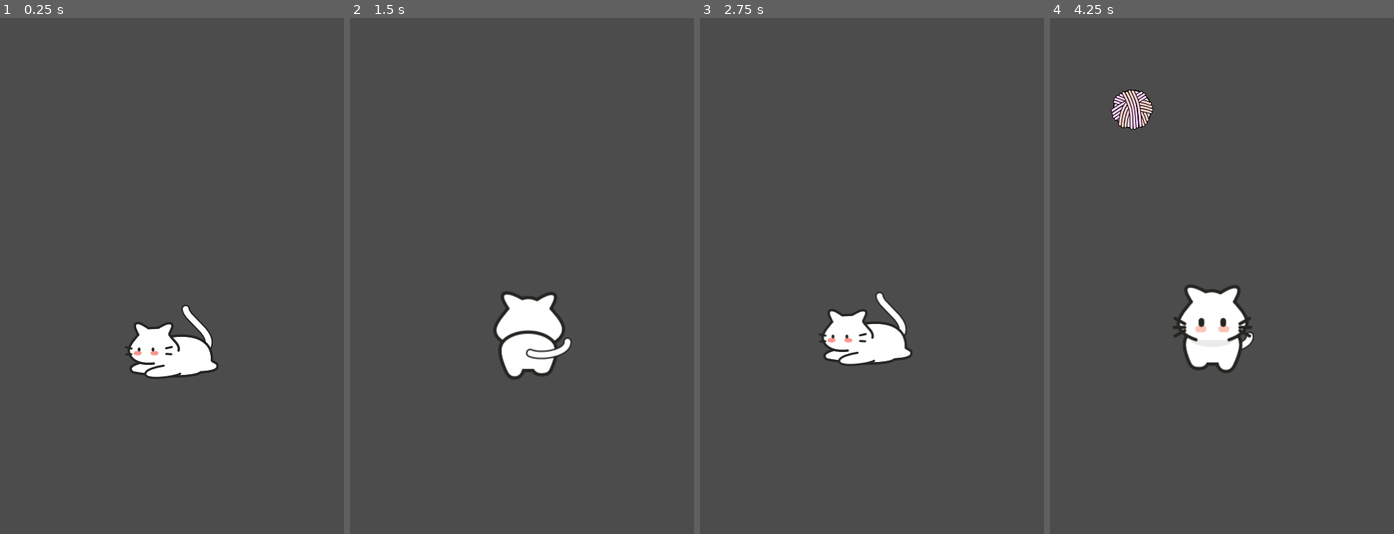
Above: before the commit, frames 1-4 (left to right).
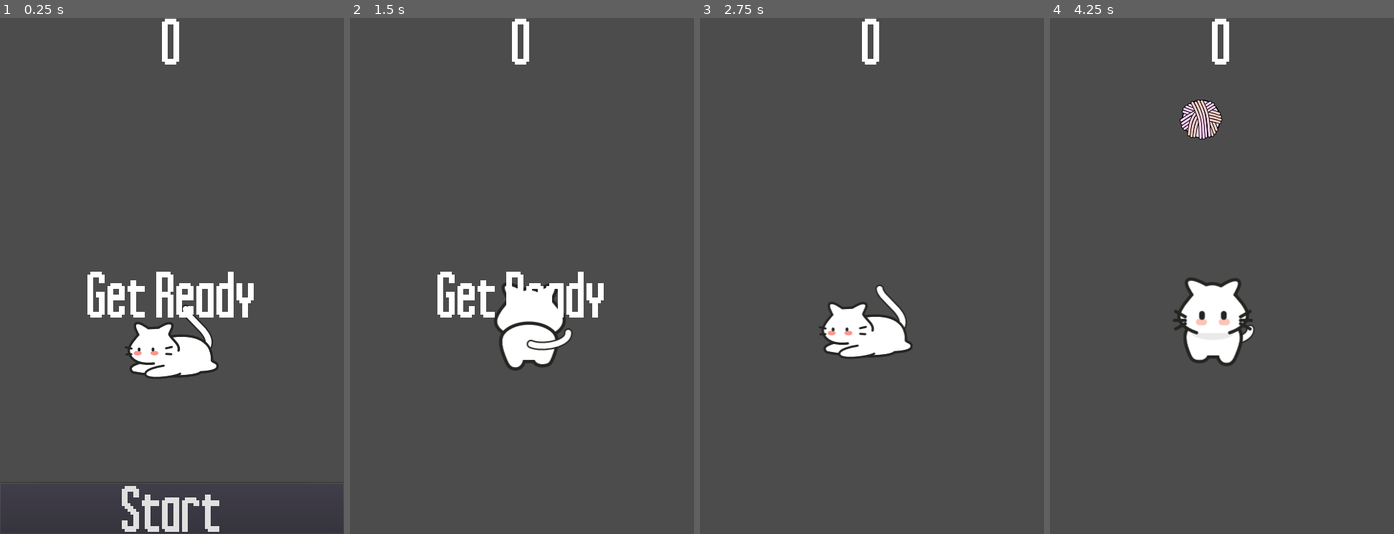
Above: after the commit, the same moments.

Repository: nikolai-in/CatchAllYarn
Game: Godot game, scene res://Main.tscn
Two runs of this game, one before a commit and one after it. Both use one fixed random seed, a clock stepped at 60 frames per second and the inputs below. Before the commit the project has no main scene; this scene is started directly in both runs.
Inputs (mouse positions are in pixels of both pictures, inside the frame that each line leads up to):
- Up to frame 1 (0.25 s): no input
- Up to frame 2 (1.5 s): click (522, 508) at 0.5 s, where only the run after the commit has a clickable "Start"; move the mouse to (597, 250) at 1.27 s; click (597, 250) at 1.42 s
- Up to frame 3 (2.75 s): move the mouse to (803, 301) at 2.02 s; click (803, 301) at 2.17 s
- Up to frame 4 (4.25 s): move the mouse to (1256, 162) at 2.77 s; click (1256, 162) at 2.92 s; move the mouse to (1204, 379) at 3.52 s; click (1204, 379) at 3.67 s

The runs differ from the first frame. In frame 1, 3.4% of the frame differs, in the area x 5-95%, y 0-100%; in frame 2, 3.5%, in the area x 25-74%, y 0-71%; in frame 3, 2.0%; in frame 4, 3.2%.

Commit message:
create hud

Diff:
--- /dev/null
+++ b/HUD.gd
@@ -0,0 +1,33 @@
+extends CanvasLayer
+
+signal start_game
+
+
+func show_message(text):
+	$MessageLabel.text = text
+	$MessageLabel.show()
+	$MessageTimer.start()
+
+
+func show_game_over():
+	show_message("Game Over")
+	yield($MessageTimer, "timeout")
+	$Message.text = "Catch all Yarn!"
+	$Message.show("woops")
+	yield(get_tree().create_timer(1), "timeout")
+	$StartButton.show()
+
+
+func update_score(score):
+	$ScoreLabel.text = str(score)
+
+
+
+
+func _on_StartButton_pressed():
+	$StartButton.hide()
+	emit_signal("start_game")
+
+
+func _on_MessageTimer_timeout():
+	$MessageLabel.hide()
--- /dev/null
+++ b/HUD.tscn
@@ -0,0 +1,54 @@
+[gd_scene load_steps=4 format=2]
+
+[ext_resource path="res://assets/fonts/ljk_Inky Thin Pixels.otf" type="DynamicFontData" id=1]
+[ext_resource path="res://HUD.gd" type="Script" id=2]
+
+[sub_resource type="DynamicFont" id=1]
+size = 64
+font_data = ExtResource( 1 )
+
+[node name="HUD" type="CanvasLayer"]
+script = ExtResource( 2 )
+
+[node name="ScoreLabel" type="Label" parent="."]
+anchor_left = 0.5
+anchor_right = 0.5
+margin_left = -20.0
+margin_right = 20.0
+margin_bottom = 65.0
+custom_fonts/font = SubResource( 1 )
+text = "0"
+align = 1
+__meta__ = {
+"_edit_use_anchors_": false
+}
+
+[node name="MessageLabel" type="Label" parent="."]
+anchor_top = 0.5
+anchor_right = 1.0
+anchor_bottom = 0.5
+margin_top = -7.0
+margin_bottom = 7.0
+custom_fonts/font = SubResource( 1 )
+text = "Catch all Yarn!"
+align = 1
+autowrap = true
+__meta__ = {
+"_edit_use_anchors_": false
+}
+
+[node name="StartButton" type="Button" parent="."]
+anchor_top = 1.0
+anchor_right = 1.0
+anchor_bottom = 1.0
+margin_top = -71.0
+custom_fonts/font = SubResource( 1 )
+text = "Start"
+__meta__ = {
+"_edit_use_anchors_": false
+}
+
+[node name="MessageTimer" type="Timer" parent="."]
+
+[connection signal="pressed" from="StartButton" to="." method="_on_StartButton_pressed"]
+[connection signal="timeout" from="MessageTimer" to="." method="_on_MessageTimer_timeout"]
--- a/Main.gd
+++ b/Main.gd
@@ -10,15 +10,24 @@
 	$Player.connect("yarned", self, "_on_Yarn_cought")
 	new_game()
 
+func _process(_delta):
+	$HUD.update_score(score)
+	if misses < 0:
+		game_over()
+
 
 func game_over():
+	$HUD.show_game_over()
 	$YarnTimer.stop()
 
 
 func new_game():
 	score = 0
+	$HUD.update_score(score)
+	$HUD.show_message("Get Ready")
 	$Player.start($StartPosition.position)
 	$StartTimer.start()
+
 
 
 func _on_StartTimer_timeout():
@@ -43,4 +52,5 @@
 
 
 func _on_Yarn_cought():
+	misses = 3
 	score += 1
--- a/Main.tscn
+++ b/Main.tscn
@@ -1,8 +1,9 @@
-[gd_scene load_steps=5 format=2]
+[gd_scene load_steps=6 format=2]
 
 [ext_resource path="res://Yarn.tscn" type="PackedScene" id=1]
 [ext_resource path="res://Main.gd" type="Script" id=2]
 [ext_resource path="res://Player.tscn" type="PackedScene" id=3]
+[ext_resource path="res://HUD.tscn" type="PackedScene" id=4]
 
 [sub_resource type="Curve2D" id=1]
 _data = {
@@ -32,5 +33,8 @@
 [node name="YarnSpawnLocation" type="PathFollow2D" parent="YarnPath"]
 position = Vector2( -240, -450 )
 
+[node name="HUD" parent="." instance=ExtResource( 4 )]
+
 [connection signal="timeout" from="StartTimer" to="." method="_on_StartTimer_timeout"]
 [connection signal="timeout" from="YarnTimer" to="." method="_on_YarnTimer_timeout"]
+[connection signal="start_game" from="HUD" to="." method="new_game"]
--- a/project.godot
+++ b/project.godot
@@ -11,6 +11,7 @@
 [application]
 
 config/name="Catch All Yarn"
+run/main_scene="res://Main.tscn"
 boot_splash/image="res://icon.png"
 config/icon="res://icon.png"
 
Binary file added: assets/fonts/ljk_Inky Thin Pixels.otf
